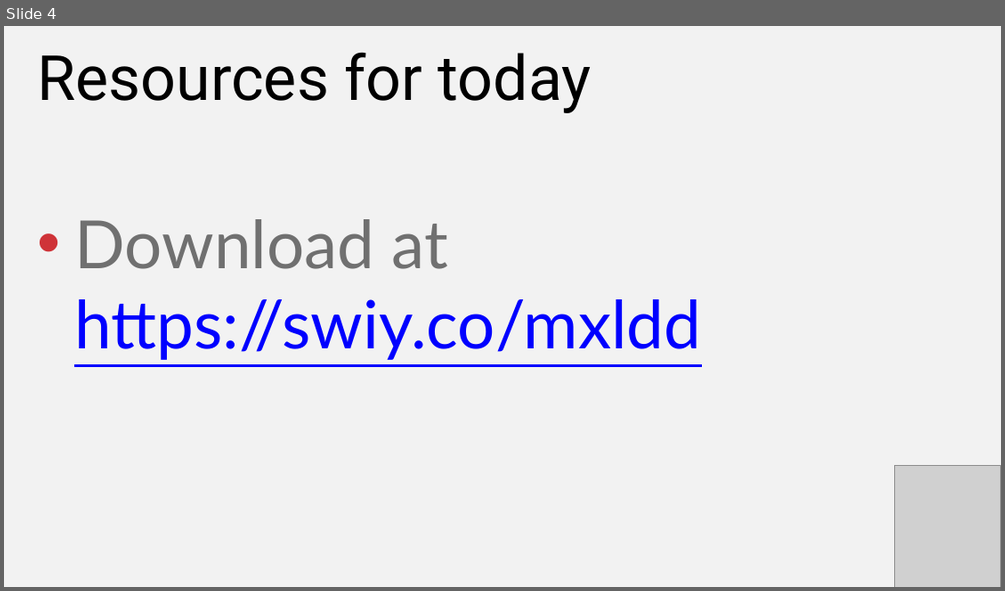
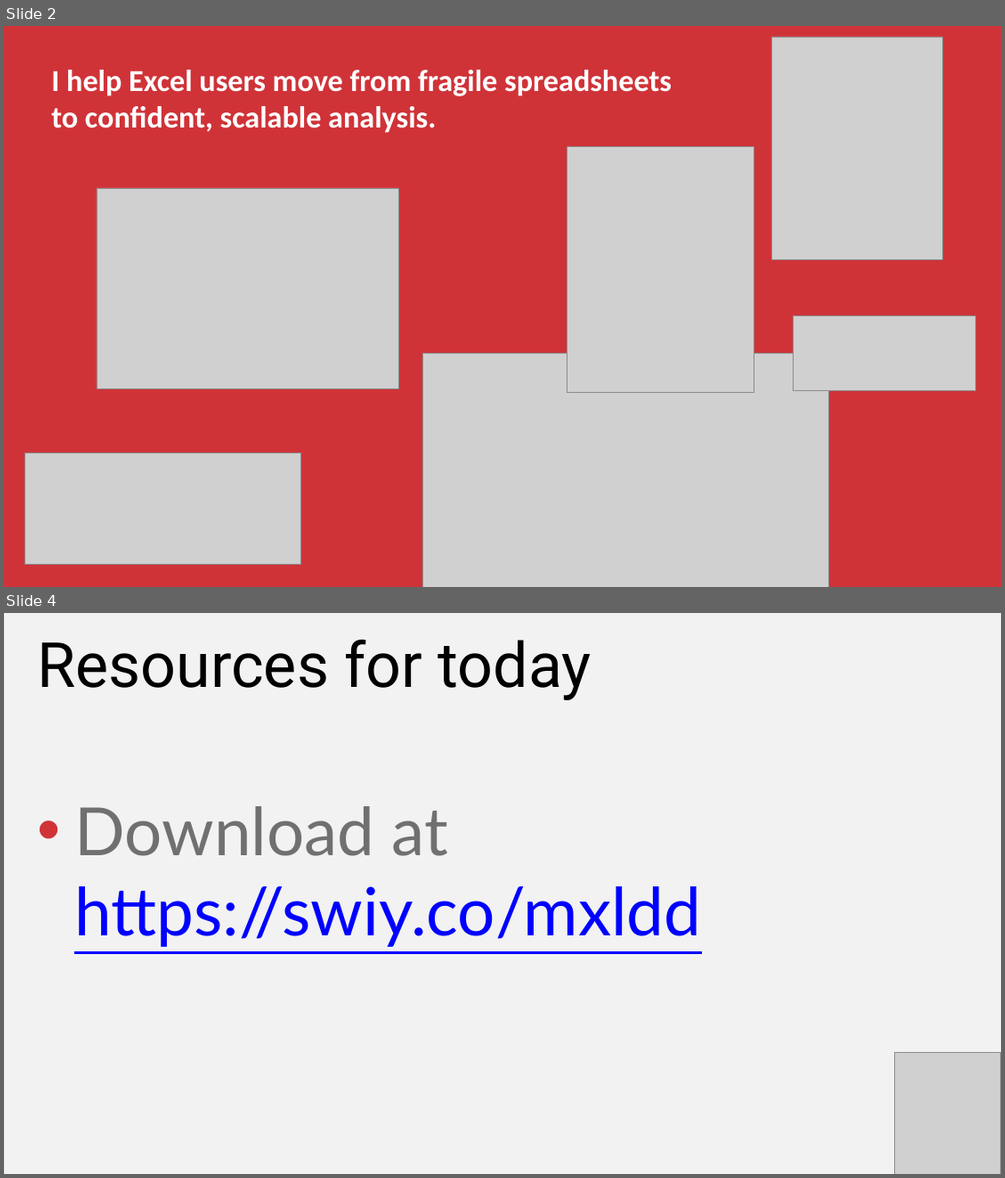
Before and after one commit to stringfestdata/modern-excel-demo-day, a slide deck: modern-excel-demo-day.pptx. Shown one above the other, each under a label of ours: slide 4 before the commit, slides 2 and 4 after it; the slides between them are not shown. The pictures are 1005x591 and 1005x1178 pixels, drawn with LibreOffice and Linux fonts; fonts in the diff are those of the drawing; grey boxes stand for pictures. Boxes give left, top, right and bottom in pixels: in the first picture for what was removed or moved away, otherwise in the second. Text is boxed around its words. In the diff, an @@ line names an element or a change of style, - is before the commit and + after.

```diff
--- a/modern-excel-demo-day.pptx
+++ b/modern-excel-demo-day.pptx
@@ slide 2 added at (4, 26, 1001, 587), background #F2F2F2 @@
@@ rectangle added at (4, 26, 1001, 587), fill #CF3338 @@
@@ picture added at (771, 37, 941, 259) @@
@@ text added at (51, 70, 672, 133), 44 pt, text #FFFFFF, bold @@
+I help Excel users move from fragile spreadsheets
+to confident, scalable analysis.
@@ picture added at (566, 147, 754, 393) @@
@@ picture added at (97, 188, 397, 389) @@
@@ picture added at (793, 315, 975, 390) @@
@@ picture added at (422, 353, 829, 587) @@
@@ picture added at (25, 453, 300, 564) @@
```
Also in this commit, not shown: 3 slides changed, 1 other slide added, 2 slides removed.
